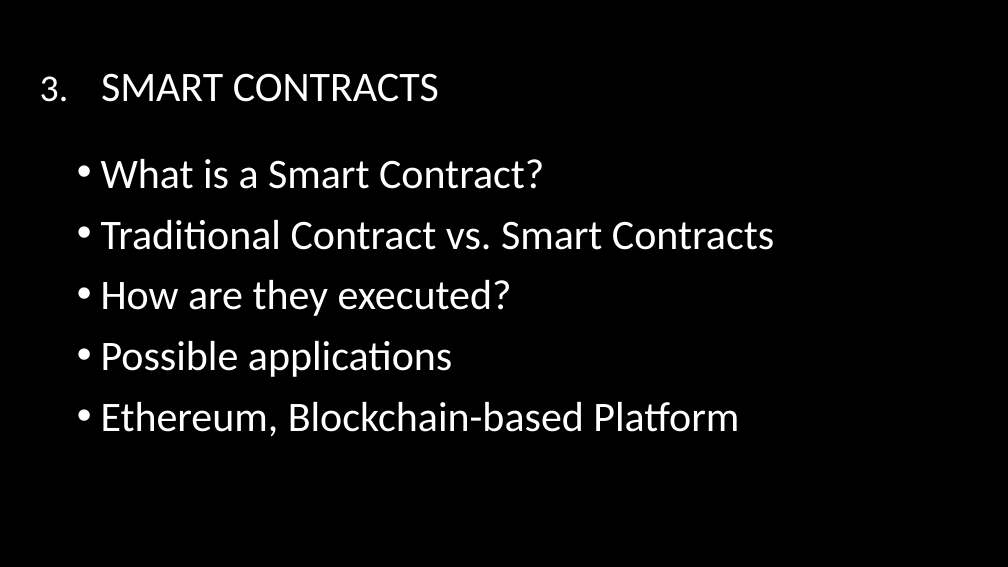
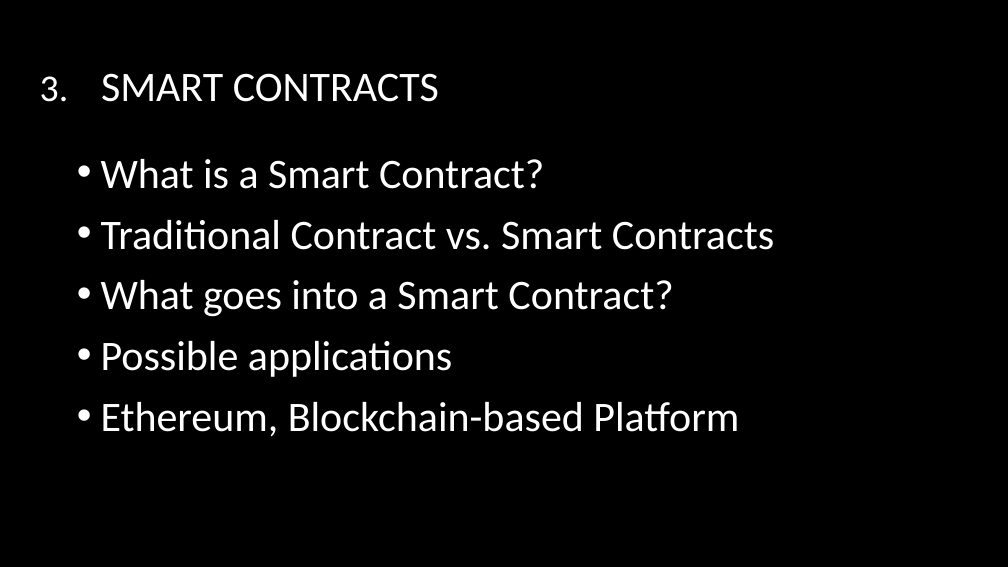
Before and after one commit to lucaspelloni2/SeminarSmartContracts, a slide deck: slide 14 of presentation_SC.pptx. Drawn at 1008x567 pixels with LibreOffice and Linux fonts; fonts in the diff are those of the drawing; background and template pictures are left out. Boxes give left, top, right and bottom in pixels: in the first picture for what was removed or moved away, otherwise in the second. Text is boxed around its words. In the diff, an @@ line names an element or a change of style, - is before the commit and + after.

```diff
--- a/presentation_SC.pptx
+++ b/presentation_SC.pptx
@@ text at (x1=101, y1=280, x2=673, y2=317): text changed @@
-• How are they executed?
+• What goes into a Smart Contract?
```
Also in this commit, not shown: 2 other slides changed, 5 slides added.
